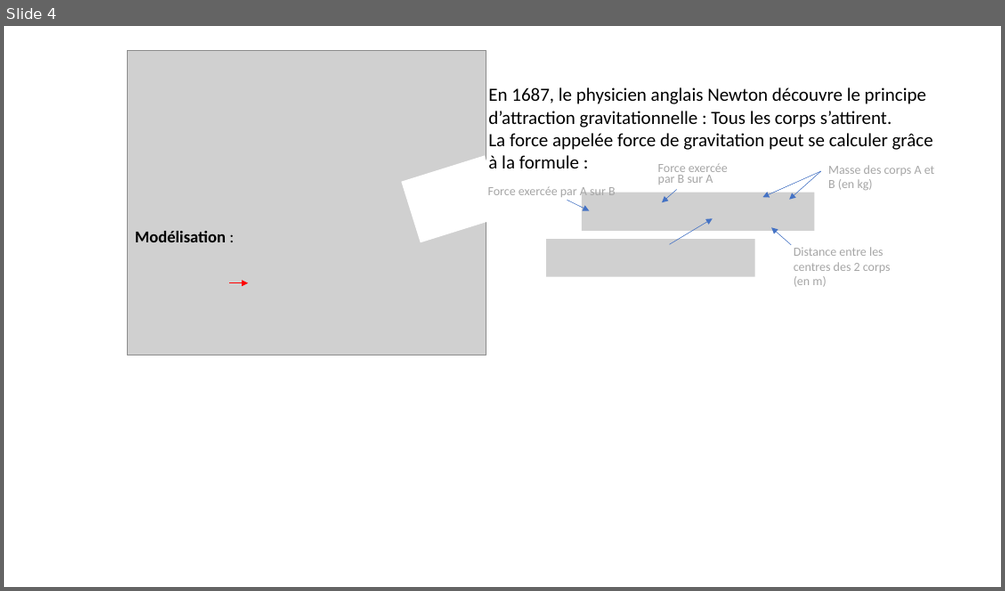
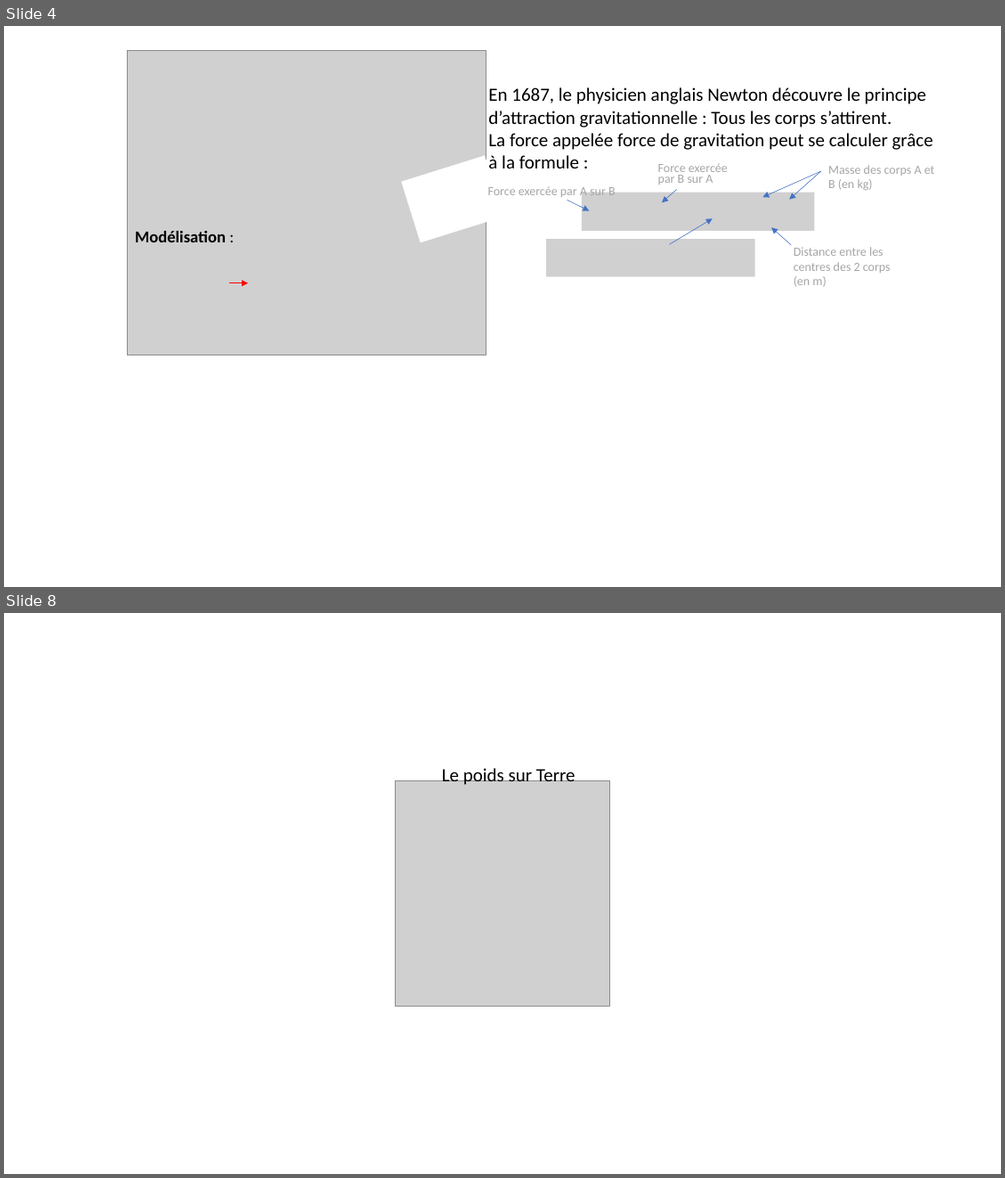
Before and after one commit to pierreghesqui/Lyc-e, a slide deck: Seconde/Chapitre11-Force/Activité1-DecollagePesquet.pptx. Shown one above the other, each under a label of ours: slide 4 before the commit, slides 4 and 8 after it; the slides between them are not shown. The pictures are 1005x591 and 1005x1178 pixels, drawn with LibreOffice and Linux fonts; fonts in the diff are those of the drawing; grey boxes stand for pictures. Boxes give left, top, right and bottom in pixels: in the first picture for what was removed or moved away, otherwise in the second. Text is boxed around its words. In the diff, an @@ line names an element or a change of style, - is before the commit and + after.

```diff
--- a/Seconde/Chapitre11-Force/Activité1-DecollagePesquet.pptx
+++ b/Seconde/Chapitre11-Force/Activité1-DecollagePesquet.pptx
@@ slide 8 added at (4, 613, 1001, 1174), background #FFFFFF @@
@@ text added at (442, 765, 575, 787), 18 pt, text #000000 @@
+Le poids sur Terre
@@ picture added at (395, 780, 609, 1005) @@
```
Also in this commit, not shown: 3 other slides added, 46 other files.
